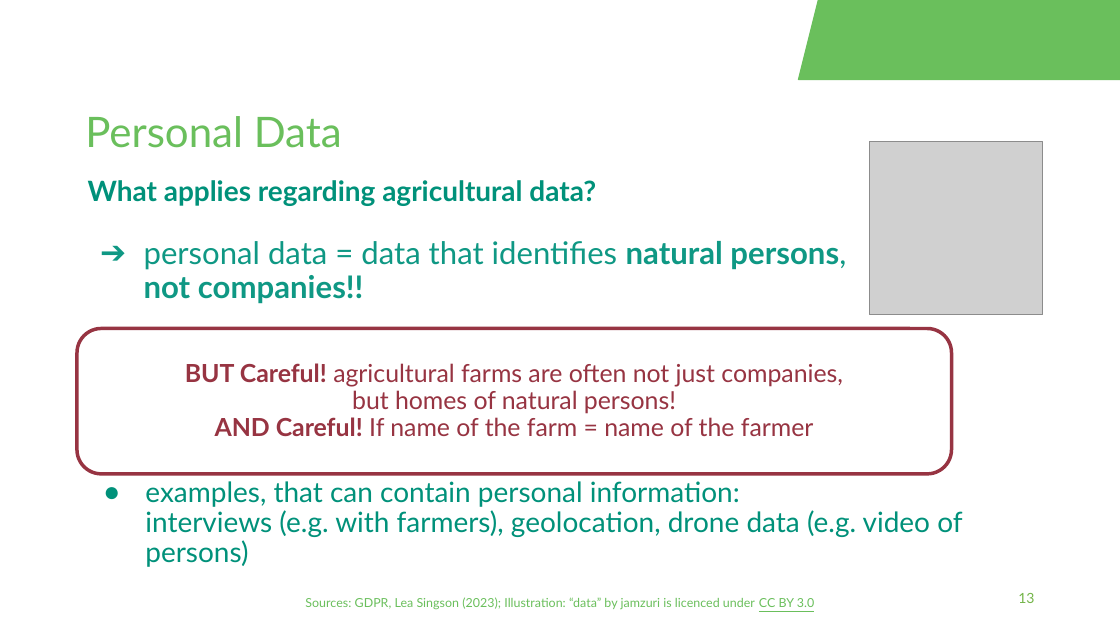
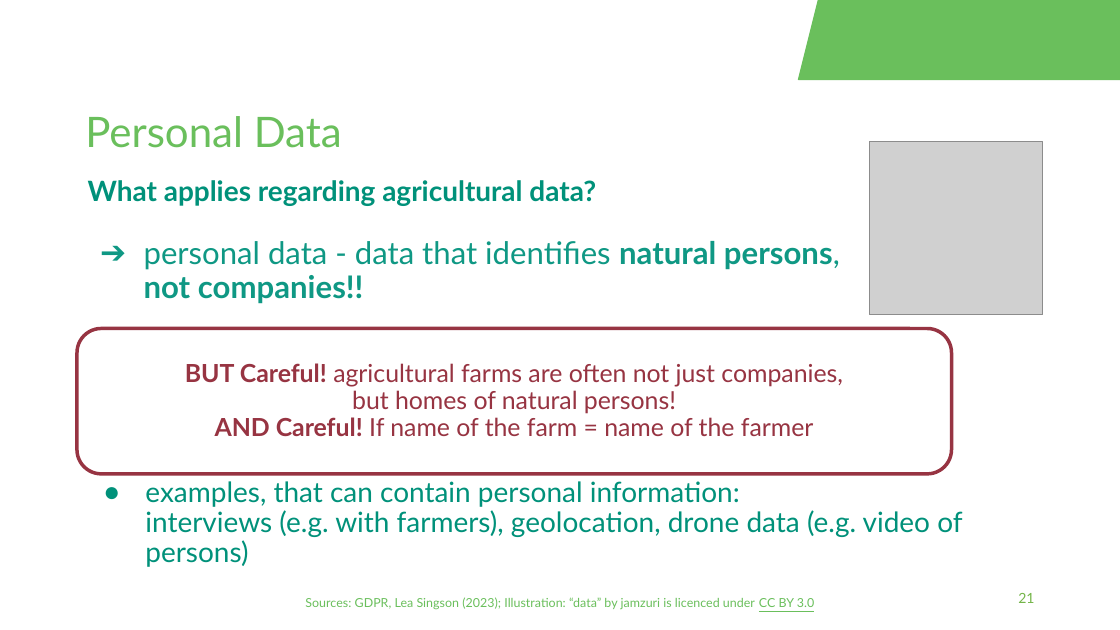
Before and after one commit to fairagro/FAIRagro_Modular-RDM-Training-Material, a slide deck: slide 21 of FAIRagro_Trainings_planned/2026-11_YSM_JKI/20261117-09-Responsible-Handling-20min-Bosse.odp (slide 13 before the commit). Drawn at 1120x630 pixels with LibreOffice and Linux fonts; fonts in the diff are those of the drawing; grey boxes stand for pictures; background and template pictures are left out. Boxes give left, top, right and bottom in pixels: in the first picture for what was removed or moved away, otherwise in the second. Text is boxed around its words. In the diff, an @@ line names an element or a change of style, - is before the commit and + after.

Commit message:
fix typos and update YSM Slides

```diff
--- a/FAIRagro_Trainings_planned/2026-11_YSM_JKI/20261117-09-Responsible-Handling-20min-Bosse.odp
+++ b/FAIRagro_Trainings_planned/2026-11_YSM_JKI/20261117-09-Responsible-Handling-20min-Bosse.odp
@@ text at [144, 241, 840, 304]: text changed @@
-➔ personal data = data that identifies natural persons, not companies!!
+➔ personal data - data that identifies natural persons, not companies!!
@@ page number at [1018, 593, 1034, 603]: text changed @@
-13
+21
```
Also in this commit, not shown: 1 other slide changed, 9 slides added, 1 slide removed, 11 other files.
